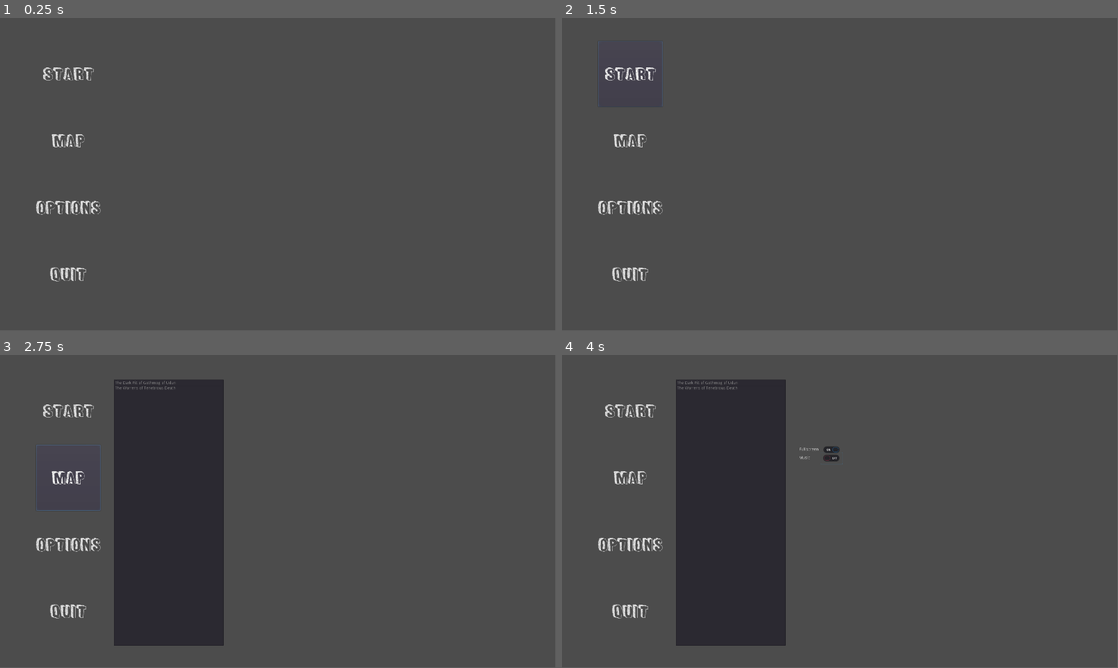
Above: before the commit, frames 1-4 (two rows, left to right).
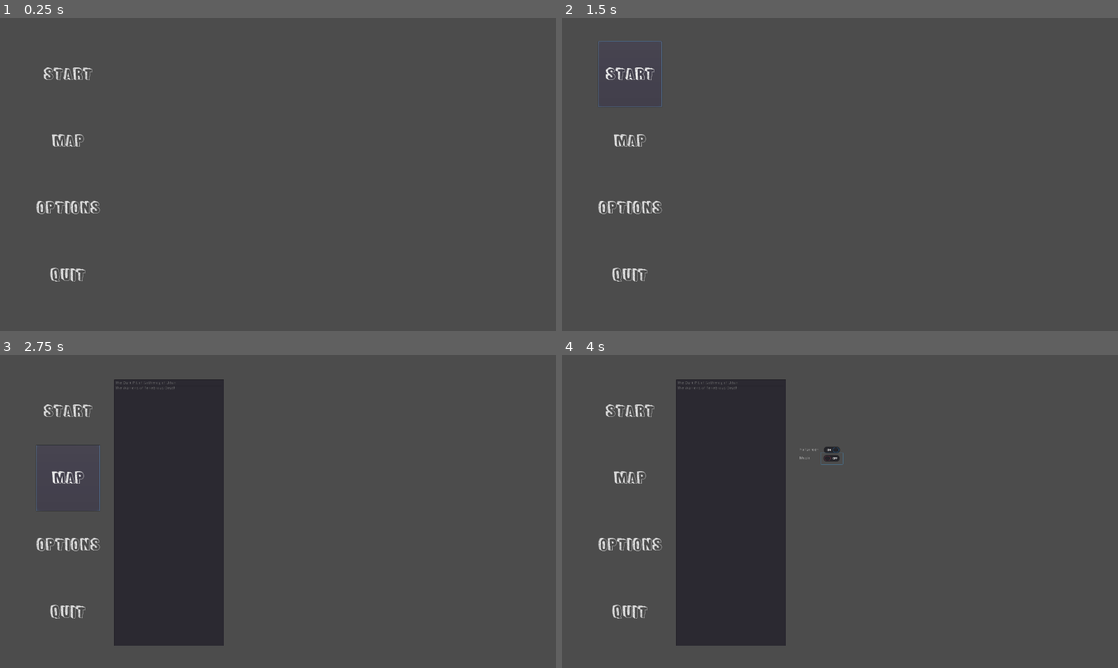
Above: after the commit, the same moments.

Repository: Lexxn0x3/Dungeons_and_Dragons
Game: Godot game, scene res://Main.tscn
Same seed, same stepped clock (60 frames per second), same inputs: the game is played once before the commit and once after it. The engine's default icon, where the game draws it, is replaced by a stand-in: a white triangle on a blue panel in a dark square.
Inputs (mouse positions are in pixels of both pictures, inside the frame that each line leads up to):
- Up to frame 1 (0.25 s): no input
- Up to frame 2 (1.5 s): click "Start" at 0.5 s; click "Start" at 1.25 s
- Up to frame 3 (2.75 s): click "Map" at 2 s
- Up to frame 4 (4 s): click "Options" at 2.75 s; click (828, 458) at 3.5 s
In our replay, the window is 799x449 before the commit and 800x450 after it. These sizes can differ from the game's own. Grey fills any space a smaller window leaves; there, only what the larger window draws over its background counts as a difference.

The runs differ from the first frame. In frame 1, 0.5% of the frame differs, in the area x 6-19%, y 15-85%; in frame 2, 0.6%; in frame 3, 0.7%, in the area x 6-32%, y 8-85%; in frame 4, 0.6%.

Commit message:
Window resizable
With the newest Version, you are able to resize your Window

Diff:
--- a/Game GoDot/Character Creafion (Final)/Main_Overlay.gd
+++ b/Game GoDot/Character Creafion (Final)/Main_Overlay.gd
@@ -5,13 +5,16 @@
 onready var Wall = $Wall
 
 var mouseinwall = false
+var Windowsize = OS.get_real_window_size()
+
 
 func _ready():
-	CC.rect_size = Vector2(OS.get_real_window_size()[0]/2-1,OS.get_real_window_size()[1])
-	Info.rect_size = Vector2(OS.get_real_window_size()[0]/2-1,OS.get_real_window_size()[1])
-	Info.rect_position = Vector2(OS.get_real_window_size()[0]/2+2,0)
-	Wall.rect_size = Vector2(2,OS.get_real_window_size()[1])
-	Wall.rect_position = Vector2(OS.get_real_window_size()[0]/2,0)
+	CC.rect_size = Vector2(Windowsize[0]/2-1,Windowsize[1])
+	Info.rect_size = Vector2(Windowsize[0]/2-1,Windowsize[1])
+	Info.rect_position = Vector2(Windowsize[0]/2+2,0)
+	Wall.rect_size = Vector2(2,Windowsize[1])
+	Wall.rect_position = Vector2(Windowsize[0]/2,0)
+
 	pass # Replace with function body.
 
 
@@ -24,12 +27,17 @@
 		if not Input.is_action_pressed("Left_Mouse_key"):
 			mouseinwall = false
 
-	if mouseinwall && Input.is_action_pressed("Left_Mouse_key"):
+	if mouseinwall && Input.is_action_pressed("Left_Mouse_key"):		#Resize Pannels
 		var mouse_x = get_global_mouse_position()[0]
-		if mouse_x < 0:
+		if mouse_x < 0:		#Cant drag out of View
 			mouse_x =0
+		if mouse_x > Windowsize[0]:		#Cant drag out of View
+			mouse_x = Windowsize[0]
 		CC.rect_size = Vector2(mouse_x - 1, CC.rect_size[1])
 		Wall.rect_position = Vector2 (mouse_x, Wall.rect_position[1])
 		Info.rect_position = Vector2(mouse_x + 1, Info.rect_position[1])
-		Info.rect_size = Vector2(OS.get_real_window_size()[0]-Info.rect_position[0],Info.rect_size[1])
+		Info.rect_size = Vector2(Windowsize[0]-Info.rect_position[0],Info.rect_size[1])
+		Windowsize = OS.get_window_safe_area().size
+
+
 	pass
--- a/Game GoDot/Character Creafion (Final)/Main_Overlay.tscn
+++ b/Game GoDot/Character Creafion (Final)/Main_Overlay.tscn
@@ -16,6 +16,9 @@
 [node name="Caracter Creator" type="Panel" parent="."]
 margin_right = 40.0
 margin_bottom = 40.0
+__meta__ = {
+"_edit_use_anchors_": false
+}
 
 [node name="Info-Screen" type="Panel" parent="."]
 margin_right = 40.0
--- a/Game GoDot/Main.tscn
+++ b/Game GoDot/Main.tscn
@@ -1,6 +1,7 @@
-[gd_scene load_steps=3 format=2]
+[gd_scene load_steps=4 format=2]
 
 [ext_resource path="res://music/SuspensefulUnderscoreMusic2019-01-31_-_A_World_In_Trouble_-_David_Fesliyan.wav" type="AudioStream" id=1]
+[ext_resource path="res://Resize_Window.gd" type="Script" id=2]
 [ext_resource path="res://Main.gd" type="Script" id=3]
 
 [node name="Main" type="Node"]
@@ -10,3 +11,11 @@
 stream = ExtResource( 1 )
 volume_db = 1.0
 autoplay = true
+
+[node name="Resize_Window" type="Control" parent="."]
+margin_right = 40.0
+margin_bottom = 40.0
+script = ExtResource( 2 )
+__meta__ = {
+"_edit_use_anchors_": false
+}
--- /dev/null
+++ b/Game GoDot/Resize_Window.gd
@@ -0,0 +1,32 @@
+extends Node
+
+var width
+var height
+var width_old
+var height_old
+var window_proportion
+
+
+# Called when the node enters the scene tree for the first time.
+func _ready():
+	width = OS.get_screen_size(OS.current_screen)[0]
+	height = OS.get_screen_size(OS.current_screen)[1]
+	width_old = width
+	height_old = height
+	window_proportion = OS.get_screen_size(OS.current_screen)[0]/OS.get_screen_size(OS.current_screen)[1]
+	pass # Replace with function body.
+
+
+# Called every frame. 'delta' is the elapsed time since the previous frame.
+func _process(delta):
+	if !OS.window_fullscreen:
+		width = OS.get_window_size()[0]
+		height = OS.get_window_size()[1]
+		if width != width_old:
+			height = width / window_proportion
+		if height != height_old:
+			width = window_proportion * height
+		OS.set_window_size(Vector2(width, height))
+		width_old = width
+		height_old = height
+	pass
--- a/Game GoDot/project.godot
+++ b/Game GoDot/project.godot
@@ -19,11 +19,15 @@
 run/main_scene="res://Main.tscn"
 config/icon="res://icon.png"
 
+[autoload]
+
+Resize_Window="*res://Resize_Window.gd"
+
 [display]
 
 window/size/width=1920
 window/size/height=1080
-window/size/resizable=false
+window/stretch/mode="2d"
 
 [input]
 
